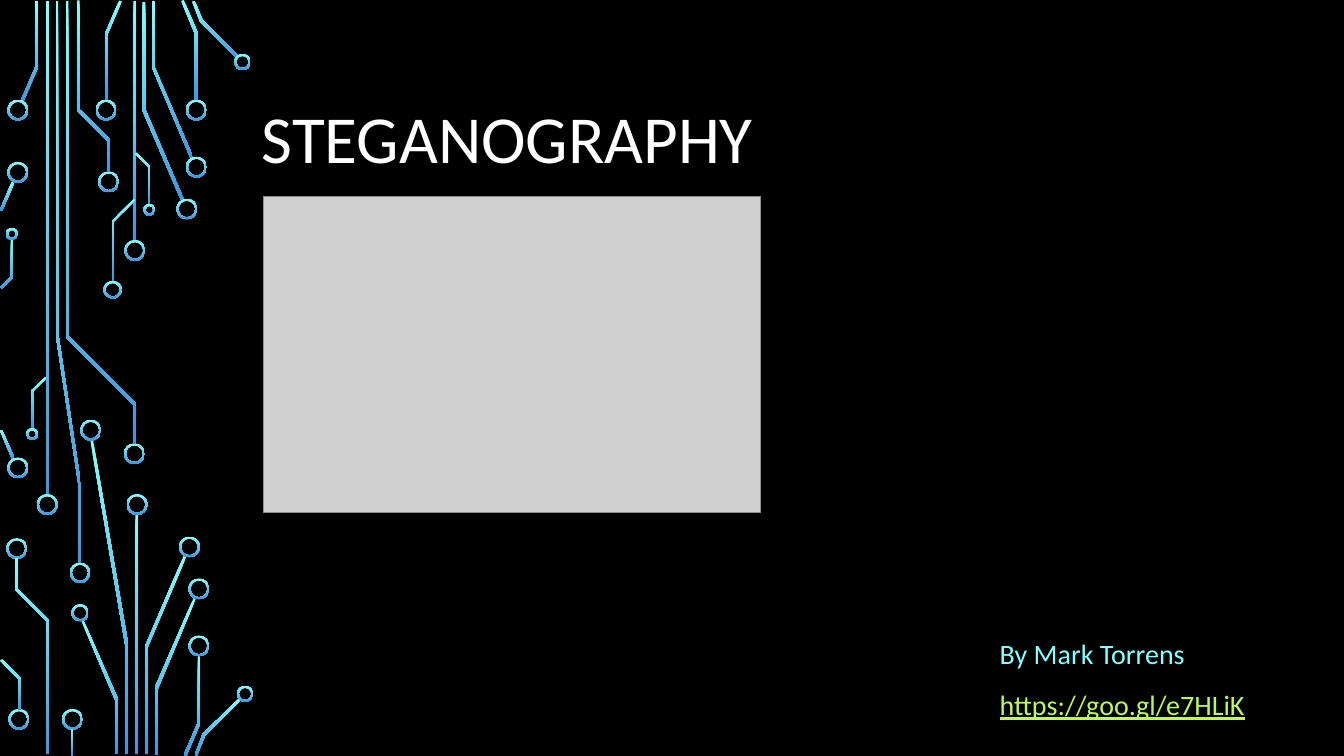
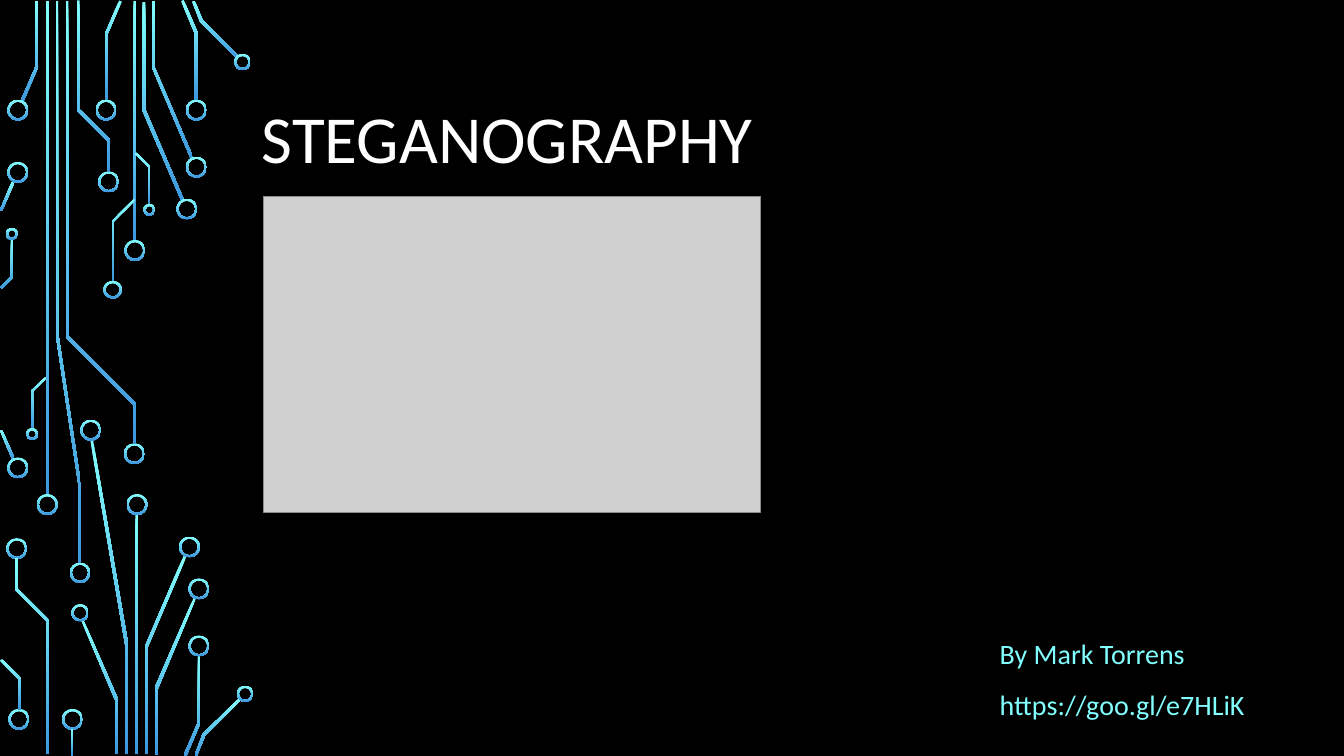
Before and after one commit to torrens/kainosSteg, a slide deck: slide 1 of kainosSteg.pptx. Drawn at 1344x756 pixels with LibreOffice and Linux fonts; fonts in the diff are those of the drawing; grey boxes stand for pictures; background and template pictures are left out. Boxes give left, top, right and bottom in pixels: in the first picture for what was removed or moved away, otherwise in the second. Text is boxed around its words. In the diff, an @@ line names an element or a change of style, - is before the commit and + after.

```diff
--- a/kainosSteg.pptx
+++ b/kainosSteg.pptx
@@ subtitle at bbox=[1000, 695, 1245, 720]: text colour #B8FA56 to #82FFFF, underline off in "https://goo.gl/e7HLiK" @@
```
Also in this commit, not shown: 11 other slides changed, 6 other files.
